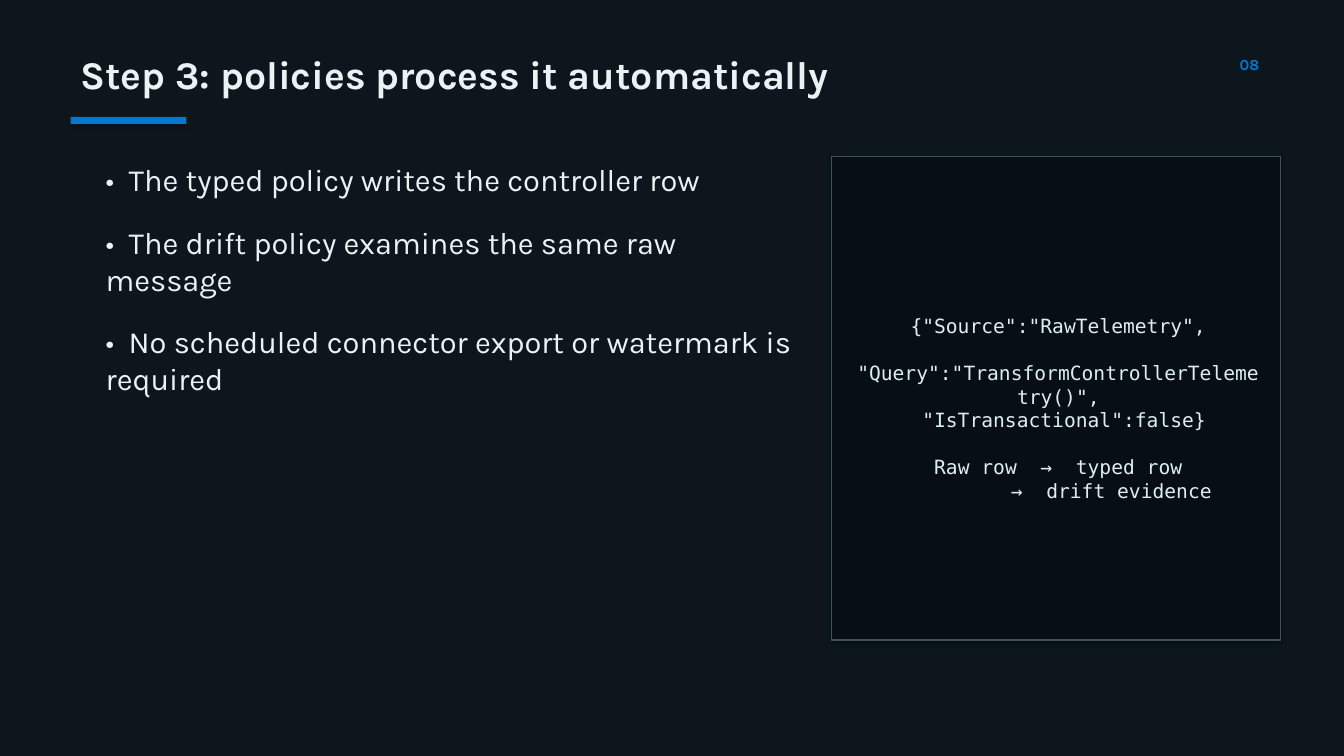
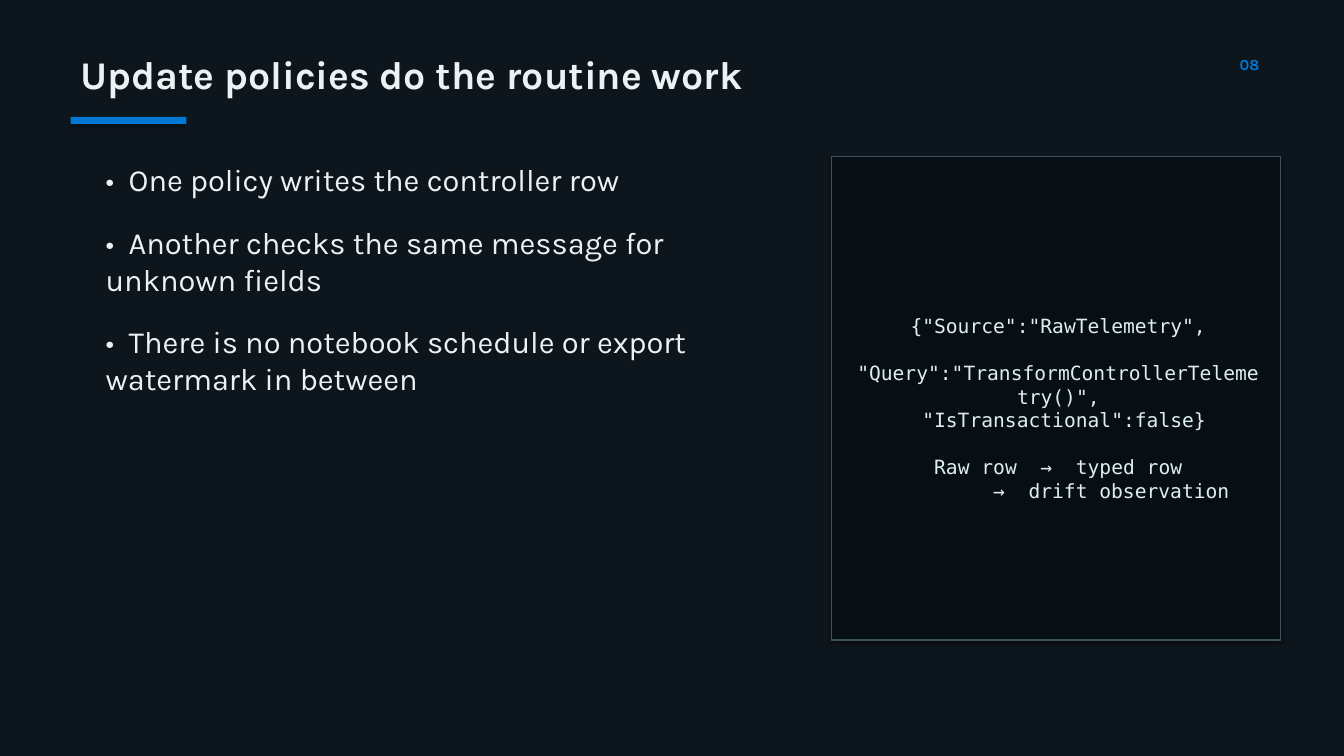
Before and after one commit to MatthieuLefebvre/eventhouse-schema-drift-reference, a slide deck: slide 8 of presentation/eventhouse-schema-drift-reference.pptx. Drawn at 1344x756 pixels with LibreOffice and Linux fonts; fonts in the diff are those of the drawing. Boxes give left, top, right and bottom in pixels: in the first picture for what was removed or moved away, otherwise in the second. Text is boxed around its words. In the diff, an @@ line names an element or a change of style, - is before the commit and + after.

```diff
--- a/presentation/eventhouse-schema-drift-reference.pptx
+++ b/presentation/eventhouse-schema-drift-reference.pptx
@@ text at (x1=80, y1=61, x2=742, y2=99): text changed @@
-Step 3: policies process it automatically
+Update policies do the routine work
@@ text at (x1=106, y1=170, x2=686, y2=391): text changed @@
-• The typed policy writes the controller row
-• The drift policy examines the same raw message
-• No scheduled connector export or watermark is required
+• One policy writes the controller row
+• Another checks the same message for unknown fields
+• There is no notebook schedule or export watermark in between
@@ text in rectangle at (x1=857, y1=318, x2=1259, y2=499): text changed @@
-{"Source":"RawTelemetry",
-"Query":"TransformControllerTelemetry()",
-"IsTransactional":false}
-Raw row → typed row
-→ drift evidence
+{"Source":"RawTelemetry",
+"Query":"TransformControllerTelemetry()",
+"IsTransactional":false}
+Raw row → typed row
+→ drift observation
```
Also in this commit, not shown: 15 other slides changed, 3 other files.
